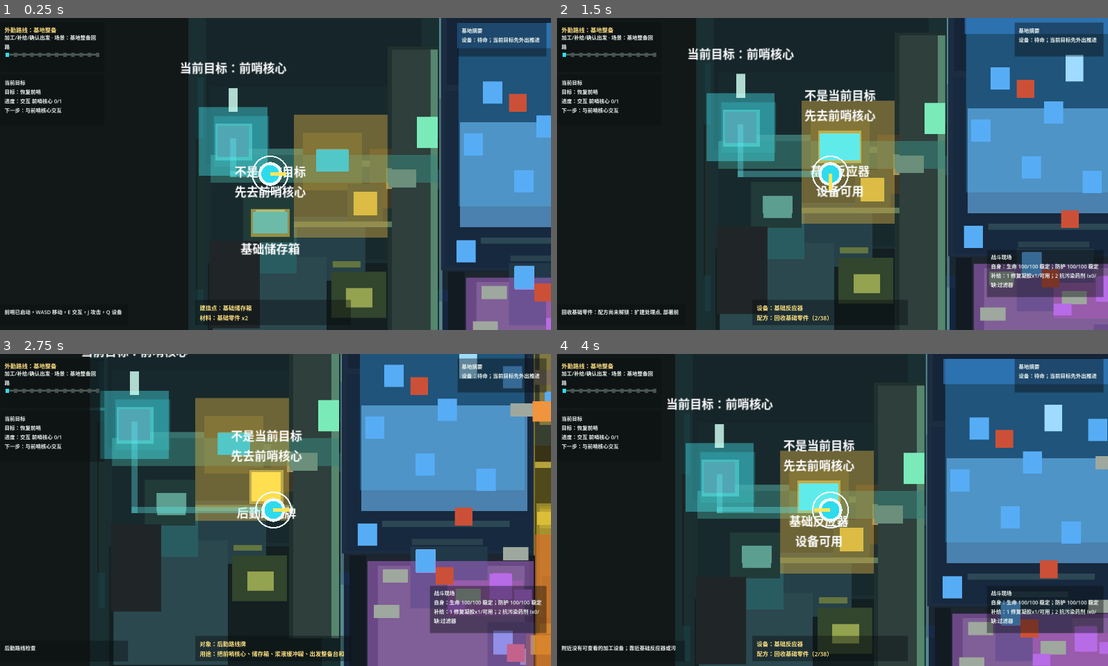
Above: before the commit, frames 1-4 (two rows, left to right).
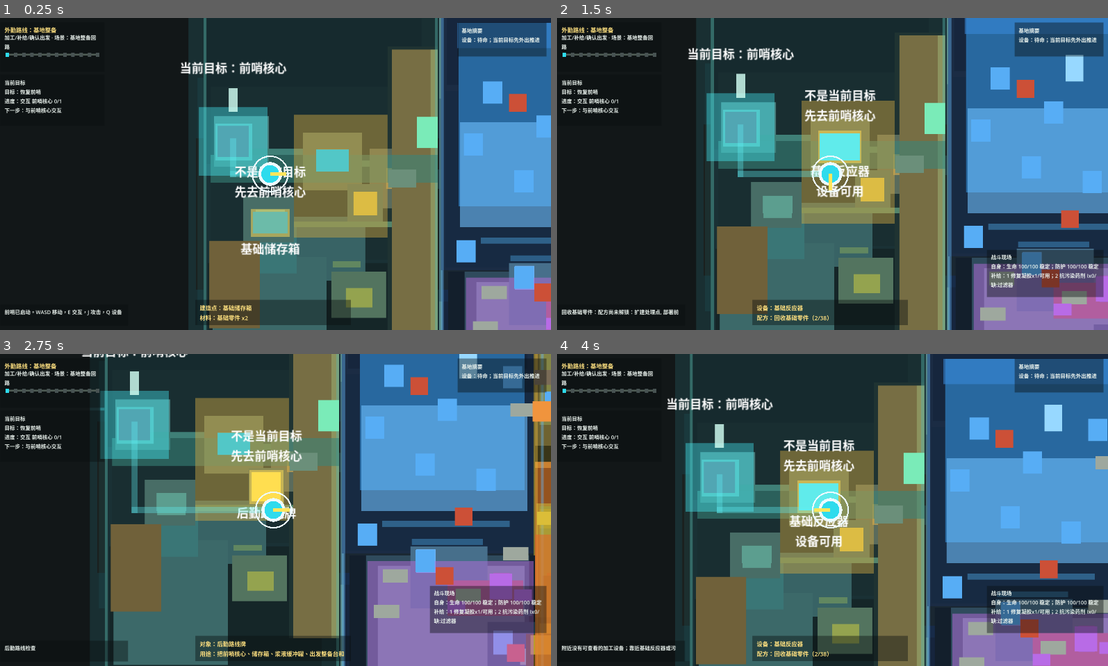
Above: after the commit, the same moments.

Repository: laugh0608/RadishCatalyst
Game: Godot game, scene res://scenes/boot/Boot.tscn
The game is run twice, just before and just after one commit, with the same random seed, the same clock (stepped at 60 frames per second) and the same inputs.
Inputs (mouse positions are in pixels of both pictures, inside the frame that each line leads up to):
- Up to frame 1 (0.25 s): no input
- Up to frame 2 (1.5 s): tap Enter at 0.5 s; move the mouse to (953, 158) at 0.52 s; hold D (move_right) 0.53-1.28 s; tap J (attack) at 0.6 s; click (953, 158) at 0.67 s; move the mouse to (716, 189) at 1.27 s; hold S (move_down) from 1.28 s (still down); tap R (cycle_recipe) at 1.35 s; click (716, 189) at 1.42 s
- Up to frame 3 (2.75 s): move the mouse to (330, 441) at 2.02 s; release S (move_down) at 2.03 s; hold D (move_right) from 2.03 s (still down); tap E (interact) at 2.1 s; click (330, 441) at 2.17 s
- Up to frame 4 (4 s): move the mouse to (804, 572) at 2.77 s; release D (move_right) at 2.78 s; hold W (move_up) 2.78-3.53 s; tap C (tactical_scan) at 2.85 s; click (804, 572) at 2.92 s; move the mouse to (997, 556) at 3.52 s; hold A (move_left) from 3.53 s (still down); tap Q (toggle_device_panel) at 3.6 s; click (997, 556) at 3.67 s

The runs differ from the first frame. In frame 1, 23% of the frame differs, in the area x 36-100%, y 0-100%; in frame 2, 26%; in frame 3, 31%, in the area x 19-100%, y 0-100%; in frame 4, 26%.

Commit message:
feat: 补强核心场景空间读法
- 新增核心四区空间 profile 与地图场景层

- 接入核心场景空间静态与 Godot runtime 检查

- 同步可玩内容实质补强专题、规划入口和周志

Diff:
--- a/client/scenes/maps/VerticalSliceMap.tscn
+++ b/client/scenes/maps/VerticalSliceMap.tscn
@@ -6,6 +6,7 @@
 [ext_resource type="PackedScene" path="res://scenes/actors/PrototypeEnemy.tscn" id="4_enemy"]
 [ext_resource type="Script" path="res://scripts/map/prototype_visual_priority_layer.gd" id="5_visual_priority"]
 [ext_resource type="Script" path="res://scripts/map/current_objective_guidance_layer.gd" id="6_objective_guidance"]
+[ext_resource type="Script" path="res://scripts/map/demo_core_scene_space_layer.gd" id="7_core_scene_space"]
 
 [node name="VerticalSliceMap" type="Node2D"]
 script = ExtResource("1_map")
@@ -1678,6 +1679,9 @@
 offset_bottom = -268.0
 text = "补给→守卫→回写→核心写入"
 horizontal_alignment = 1
+
+[node name="DemoCoreSceneSpaceLayer" type="Node2D" parent="."]
+script = ExtResource("7_core_scene_space")
 
 [node name="PrototypeVisualPriorityLayer" type="Node2D" parent="."]
 script = ExtResource("5_visual_priority")
--- /dev/null
+++ b/client/scripts/checks/demo_core_scene_playable_space_check.gd
@@ -0,0 +1,139 @@
+extends SceneTree
+
+const VerticalSliceMapScene := preload("res://scenes/maps/VerticalSliceMap.tscn")
+
+var failures: Array[String] = []
+var data_registry := DataRegistry.new()
+
+
+func _init() -> void:
+	if not data_registry.load_all():
+		failures.append("data registry should load all static data")
+	else:
+		_run_checks()
+
+	if failures.is_empty():
+		print("Demo core scene playable space checks passed.")
+		_cleanup()
+		quit(0)
+		return
+
+	for failure in failures:
+		push_error(failure)
+	_cleanup()
+	quit(1)
+
+
+func _run_checks() -> void:
+	_check_profile_covers_core_regions_without_expansion()
+	_check_scene_space_layer_applies_roles()
+	_check_representative_objects_and_enemies_sit_on_space_surfaces()
+
+
+func _check_profile_covers_core_regions_without_expansion() -> void:
+	var core_region_ids := DemoCoreSceneSpaceProfile.get_region_ids()
+	_expect_equal(core_region_ids.size(), 4, "core scene space profile covers four core regions")
+	for region_id in core_region_ids:
+		var profile := DemoCoreSceneSpaceProfile.get_region_profile(region_id)
+		for key in DemoCoreSceneSpaceProfile.get_required_region_keys():
+			_expect_equal(profile.has(key), true, "%s has scene space key %s" % [region_id, key])
+		for role in DemoCoreSceneSpaceProfile.get_required_roles():
+			_expect_greater_or_equal(
+				DemoCoreSceneSpaceProfile.get_node_paths_for_role(region_id, String(role)).size(),
+				1,
+				"%s has at least one %s scene node" % [region_id, String(role)]
+			)
+		_expect_greater_or_equal(
+			DemoCoreSceneSpaceProfile.get_node_paths_for_role(region_id, DemoCoreSceneSpaceProfile.ROLE_GROUND).size(),
+			2,
+			"%s has multiple ground surfaces" % region_id
+		)
+		_expect_greater_or_equal(
+			DemoCoreSceneSpaceProfile.get_primary_object_paths(region_id).size(),
+			4,
+			"%s has representative object anchors" % region_id
+		)
+	_expect_equal(PrototypeVisualPriorityProfile.get_region_ids().size(), 12, "playable map still uses twelve regions")
+
+
+func _check_scene_space_layer_applies_roles() -> void:
+	var map := VerticalSliceMapScene.instantiate() as VerticalSliceMap
+	root.add_child(map)
+	var layer := map.get_node_or_null("DemoCoreSceneSpaceLayer") as DemoCoreSceneSpaceLayer
+	_expect_equal(layer != null, true, "demo core scene space layer exists")
+	if layer == null:
+		map.free()
+		return
+
+	layer.apply_profile()
+	_expect_equal(layer.applied_region_count, 4, "scene space layer applies four core region profiles")
+	_expect_equal(layer.get_generated_frame_count(), 16, "scene space layer creates four frame segments per core region")
+	for region_id in DemoCoreSceneSpaceProfile.get_region_ids():
+		for role in DemoCoreSceneSpaceProfile.get_required_roles():
+			var role_text := String(role)
+			_expect_equal(layer.has_role(region_id, role_text), true, "%s has role %s on scene nodes" % [region_id, role_text])
+		_expect_greater_or_equal(
+			layer.get_tagged_node_count(region_id, DemoCoreSceneSpaceProfile.ROLE_GROUND),
+			2,
+			"%s tags multiple ground nodes" % region_id
+		)
+		_expect_greater_or_equal(
+			layer.get_tagged_node_count(region_id, DemoCoreSceneSpaceProfile.ROLE_OBJECT_ANCHOR),
+			2,
+			"%s tags multiple object anchor nodes" % region_id
+		)
+	map.free()
+
+
+func _check_representative_objects_and_enemies_sit_on_space_surfaces() -> void:
+	var map := VerticalSliceMapScene.instantiate() as VerticalSliceMap
+	root.add_child(map)
+	map.setup(data_registry)
+	var layer := map.get_node("DemoCoreSceneSpaceLayer") as DemoCoreSceneSpaceLayer
+	layer.apply_profile()
+
+	for region_id in DemoCoreSceneSpaceProfile.get_region_ids():
+		var surface_paths := DemoCoreSceneSpaceProfile.get_all_scene_node_paths(region_id)
+		for object_path in DemoCoreSceneSpaceProfile.get_primary_object_paths(region_id):
+			_check_actor_space_position(map, String(object_path), region_id, surface_paths)
+		for enemy_path in DemoCoreSceneSpaceProfile.get_primary_enemy_paths(region_id):
+			_check_actor_space_position(map, String(enemy_path), region_id, surface_paths)
+	map.free()
+
+
+func _check_actor_space_position(map: VerticalSliceMap, path: String, region_id: String, surface_paths: Array) -> void:
+	var actor := map.get_node_or_null(path) as Node2D
+	_expect_equal(actor != null, true, "%s exists for core scene space check" % path)
+	if actor == null:
+		return
+	_expect_equal(
+		_is_position_on_any_surface(map, actor.position, surface_paths),
+		true,
+		"%s sits on a tagged core scene surface" % path
+	)
+
+
+func _is_position_on_any_surface(map: VerticalSliceMap, position: Vector2, surface_paths: Array) -> bool:
+	for surface_path in surface_paths:
+		var surface := map.get_node_or_null(String(surface_path)) as ColorRect
+		if surface == null:
+			continue
+		if surface.get_rect().grow(8.0).has_point(position):
+			return true
+	return false
+
+
+func _expect_equal(actual, expected, context: String) -> void:
+	if actual == expected:
+		return
+	failures.append("%s: expected %s, got %s" % [context, str(expected), str(actual)])
+
+
+func _expect_greater_or_equal(actual: int, expected: int, context: String) -> void:
+	if actual >= expected:
+		return
+	failures.append("%s: expected at least %s, got %s" % [context, str(expected), str(actual)])
+
+
+func _cleanup() -> void:
+	data_registry.free()
--- /dev/null
+++ b/client/scripts/map/demo_core_scene_space_layer.gd
@@ -0,0 +1,185 @@
+extends Node2D
+class_name DemoCoreSceneSpaceLayer
+
+const GENERATED_FRAME_PREFIX := "DemoCoreSceneSpaceFrame"
+const FRAME_THICKNESS := 4.0
+
+var applied_region_count := 0
+
+
+func _ready() -> void:
+	apply_profile()
+
+
+func apply_profile() -> void:
+	_clear_generated_frames()
+	applied_region_count = 0
+	for region_id in DemoCoreSceneSpaceProfile.get_region_ids():
+		var profile := DemoCoreSceneSpaceProfile.get_region_profile(region_id)
+		if profile.is_empty():
+			continue
+		_apply_region_profile(region_id, profile)
+		_create_region_frame(region_id, profile)
+		applied_region_count += 1
+
+
+func get_generated_frame_count() -> int:
+	var count := 0
+	for child in get_children():
+		if String(child.name).begins_with(GENERATED_FRAME_PREFIX):
+			count += 1
+	return count
+
+
+func has_role(region_id: String, role: String) -> bool:
+	return get_tagged_node_count(region_id, role) > 0
+
+
+func get_tagged_node_count(region_id: String, role: String = "") -> int:
+	if get_parent() == null:
+		return 0
+	return _count_tagged_descendants(get_parent(), region_id, role)
+
+
+func _apply_region_profile(region_id: String, profile: Dictionary) -> void:
+	for role in DemoCoreSceneSpaceProfile.get_required_roles():
+		var role_text := String(role)
+		var tint := _get_role_tint(profile, role_text)
+		for path in DemoCoreSceneSpaceProfile.get_node_paths_for_role(region_id, role_text):
+			_tag_space_node(String(path), region_id, role_text, String(profile.get("material", "")), tint)
+
+
+func _tag_space_node(path: String, region_id: String, role: String, material: String, tint: Color) -> void:
+	var node := _get_map_node(path)
+	if node == null:
+		return
+	node.set_meta("core_scene_region_id", region_id)
+	node.set_meta("core_scene_material", material)
+	var roles: Array = node.get_meta("core_scene_roles", [])
+	if not roles.has(role):
+		roles.append(role)
+	node.set_meta("core_scene_roles", roles)
+	node.set_meta("core_scene_primary_role", String(roles[0]))
+	if node is ColorRect:
+		_apply_tint(node as ColorRect, tint, _get_role_tint_strength(role))
+
+
+func _apply_tint(rect: ColorRect, tint: Color, strength: float) -> void:
+	if not rect.has_meta("core_scene_original_color"):
+		rect.set_meta("core_scene_original_color", rect.color)
+	var original: Color = rect.get_meta("core_scene_original_color", rect.color)
+	rect.color = original.lerp(tint, strength)
+
+
+func _create_region_frame(region_id: String, profile: Dictionary) -> void:
+	var rect := _get_region_scene_rect(region_id)
+	if rect.size.x <= 0.0 or rect.size.y <= 0.0:
+		return
+	var frame_color: Color = profile.get("surface_frame_color", Color(1, 1, 1, 0.35))
+	_create_frame_segment(region_id, "Top", Rect2(rect.position, Vector2(rect.size.x, FRAME_THICKNESS)), frame_color)
+	_create_frame_segment(
+		region_id,
+		"Bottom",
+		Rect2(Vector2(rect.position.x, rect.end.y - FRAME_THICKNESS), Vector2(rect.size.x, FRAME_THICKNESS)),
+		frame_color
+	)
+	_create_frame_segment(region_id, "Left", Rect2(rect.position, Vector2(FRAME_THICKNESS, rect.size.y)), frame_color)
+	_create_frame_segment(
+		region_id,
+		"Right",
+		Rect2(Vector2(rect.end.x - FRAME_THICKNESS, rect.position.y), Vector2(FRAME_THICKNESS, rect.size.y)),
+		frame_color
+	)
+
+
+func _create_frame_segment(region_id: String, suffix: String, rect: Rect2, color: Color) -> void:
+	var frame := ColorRect.new()
+	frame.name = "%s%s%s" % [GENERATED_FRAME_PREFIX, _make_region_name(region_id), suffix]
+	frame.offset_left = rect.position.x
+	frame.offset_top = rect.position.y
+	frame.offset_right = rect.position.x + rect.size.x
+	frame.offset_bottom = rect.position.y + rect.size.y
+	frame.color = color
+	frame.mouse_filter = Control.MOUSE_FILTER_IGNORE
+	frame.set_meta("core_scene_region_id", region_id)
+	frame.set_meta("core_scene_roles", ["surface_frame"])
+	frame.set_meta("core_scene_primary_role", "surface_frame")
+	add_child(frame)
+
+
+func _get_region_scene_rect(region_id: String) -> Rect2:
+	var rect := Rect2()
+	var has_rect := false
+	for path in DemoCoreSceneSpaceProfile.get_node_paths_for_role(region_id, DemoCoreSceneSpaceProfile.ROLE_GROUND):
+		var color_rect := _get_map_node(String(path)) as ColorRect
+		if color_rect == null:
+			continue
+		var node_rect := color_rect.get_rect()
+		if not has_rect:
+			rect = node_rect
+			has_rect = true
+		else:
+			rect = rect.merge(node_rect)
+	if not has_rect:
+		return Rect2()
+	return rect
+
+
+func _get_role_tint(profile: Dictionary, role: String) -> Color:
+	var role_tints: Dictionary = profile.get("role_tints", {})
+	return role_tints.get(role, Color.WHITE)
+
+
+func _get_role_tint_strength(role: String) -> float:
+	match role:
+		DemoCoreSceneSpaceProfile.ROLE_GROUND:
+			return 0.22
+		DemoCoreSceneSpaceProfile.ROLE_ROUTE:
+			return 0.42
+		DemoCoreSceneSpaceProfile.ROLE_OBJECT_ANCHOR:
+			return 0.36
+		DemoCoreSceneSpaceProfile.ROLE_PRESSURE:
+			return 0.48
+		DemoCoreSceneSpaceProfile.ROLE_RETURN:
+			return 0.34
+		_:
+			return 0.25
+
+
+func _get_map_node(path: String) -> Node:
+	if path.is_empty() or get_parent() == null:
+		return null
+	return get_parent().get_node_or_null(path)
+
+
+func _count_tagged_descendants(node: Node, region_id: String, role: String) -> int:
+	var count := 0
+	for child in node.get_children():
+		if _node_matches_role(child, region_id, role):
+			count += 1
+		count += _count_tagged_descendants(child, region_id, role)
+	return count
+
+
+func _node_matches_role(node: Node, region_id: String, role: String) -> bool:
+	if String(node.get_meta("core_scene_region_id", "")) != region_id:
+		return false
+	if role.is_empty():
+		return true
+	var roles: Array = node.get_meta("core_scene_roles", [])
+	return roles.has(role)
+
+
+func _make_region_name(region_id: String) -> String:
+	var parts := region_id.split(".")
+	if parts.is_empty():
+		return "Unknown"
+	return String(parts[parts.size() - 1]).to_pascal_case()
+
+
+func _clear_generated_frames() -> void:
+	for child in get_children():
+		if not String(child.name).begins_with(GENERATED_FRAME_PREFIX):
+			continue
+		remove_child(child)
+		child.free()
--- /dev/null
+++ b/client/scripts/systems/demo_core_scene_space_profile.gd
@@ -0,0 +1,309 @@
+extends RefCounted
+class_name DemoCoreSceneSpaceProfile
+
+const ROLE_GROUND := "ground"
+const ROLE_ROUTE := "route"
+const ROLE_OBJECT_ANCHOR := "object_anchor"
+const ROLE_PRESSURE := "pressure"
+const ROLE_RETURN := "return"
+
+const CORE_REGION_IDS := [
+	"region.outpost_platform",
+	"region.crystal_vein_field",
+	"region.pollution_edge",
+	"region.demo_stabilization_core"
+]
+
+const REQUIRED_REGION_KEYS := [
+	"title",
+	"material",
+	"surface_frame_color",
+	"role_tints",
+	"ground_nodes",
+	"route_nodes",
+	"object_anchor_nodes",
+	"pressure_nodes",
+	"return_nodes",
+	"primary_object_nodes",
+	"primary_enemy_nodes"
+]
+
+const REQUIRED_ROLES := [
+	ROLE_GROUND,
+	ROLE_ROUTE,
+	ROLE_OBJECT_ANCHOR,
+	ROLE_PRESSURE,
+	ROLE_RETURN
+]
+
+const ROLE_NODE_KEYS := {
+	ROLE_GROUND: "ground_nodes",
+	ROLE_ROUTE: "route_nodes",
+	ROLE_OBJECT_ANCHOR: "object_anchor_nodes",
+	ROLE_PRESSURE: "pressure_nodes",
+	ROLE_RETURN: "return_nodes"
+}
+
+const REGION_PROFILES := {
+	"region.outpost_platform": {
+		"title": "前哨平台空间读法",
+		"material": "alloy_deck",
+		"surface_frame_color": Color(0.34, 0.72, 0.68, 0.42),
+		"role_tints": {
+			ROLE_GROUND: Color(0.11, 0.24, 0.25, 1.0),
+			ROLE_ROUTE: Color(0.28, 0.58, 0.52, 1.0),
+			ROLE_OBJECT_ANCHOR: Color(0.56, 0.78, 0.72, 1.0),
+			ROLE_PRESSURE: Color(0.78, 0.63, 0.3, 1.0),
+			ROLE_RETURN: Color(0.36, 0.66, 0.62, 1.0)
+		},
+		"ground_nodes": [
+			"OpeningSceneLayer/BaseDeckFloor",
+			"OpeningSceneLayer/BaseUpperServiceApron",
+			"OpeningSceneLayer/BaseCentralWorkYard",
+			"OpeningSceneLayer/BaseLowerLogisticsYard",
+			"OpeningSceneLayer/BaseDepartureCauseway"
+		],
+		"route_nodes": [
+			"OpeningSceneLayer/BaseCoreToReactorFlowLine",
+			"OpeningSceneLayer/BaseReactorToExitFlowLine",
+			"OpeningSceneLayer/BaseOutfittingToExitFlowLine",
+			"OpeningSceneLayer/BaseLogisticsRouteFlowLine",
+			"OpeningSceneLayer/BaseExitThresholdLine"
+		],
+		"object_anchor_nodes": [
+			"OpeningSceneLayer/BaseCorePad",
+			"OpeningSceneLayer/BaseReactorPad",
+			"OpeningSceneLayer/BaseOutfittingPad",
+			"OpeningSceneLayer/BaseSupplyPad",
+			"OpeningSceneLayer/BaseStoragePad",
+			"OpeningSceneLayer/BaseSlurryBufferPad",
+			"OpeningSceneLayer/BaseLogisticsRouteSignPad"
+		],
+		"pressure_nodes": [
+			"OpeningSceneLayer/BaseExitLane",
+			"OpeningSceneLayer/BaseExitThresholdLine",
+			"OpeningSceneLayer/BaseLogisticsShelf"
+		],
+		"return_nodes": [
+			"OpeningSceneLayer/BaseSupplyPad",
+			"OpeningSceneLayer/BaseSupplyObjectRail",
+			"OpeningSceneLayer/BaseSupplyReturnFlowLine",
+			"OpeningSceneLayer/BaseSlurryBufferFlowLine"
+		],
+		"primary_object_nodes": [
+			"Interactables/OutpostCore",
+			"Interactables/BasicReactor",
+			"Interactables/FieldOutfittingStation",
+			"Interactables/OutpostDepartureGate"
+		],
+		"primary_enemy_nodes": []
+	},
+	"region.crystal_vein_field": {
+		"title": "晶体矿脉空间读法",
+		"material": "crystal_vein",
+		"surface_frame_color": Color(0.4, 0.72, 0.98, 0.42),
+		"role_tints": {
+			ROLE_GROUND: Color(0.09, 0.18, 0.31, 1.0),
+			ROLE_ROUTE: Color(0.2, 0.52, 0.82, 1.0),
+			ROLE_OBJECT_ANCHOR: Color(0.54, 0.82, 1.0, 1.0),
+			ROLE_PRESSURE: Color(0.88, 0.34, 0.28, 1.0),
+			ROLE_RETURN: Color(0.32, 0.58, 0.72, 1.0)
+		},
+		"ground_nodes": [
+			"OpeningSceneLayer/CrystalEntryGround",
+			"OpeningSceneLayer/CrystalNorthRidgeGround",
+			"OpeningSceneLayer/CrystalCentralFieldGround",
+			"OpeningSceneLayer/CrystalSouthSalvageYard"
+		],
+		"route_nodes": [
+			"OpeningSceneLayer/CrystalMainVeinTrack",
+			"OpeningSceneLayer/CrystalSideRouteConnector",
+			"OpeningSceneLayer/CrystalLogisticsSpurLine",
+			"OpeningSceneLayer/CrystalLogisticsReturnLine"
+		],
+		"object_anchor_nodes": [
+			"OpeningSceneLayer/CrystalMainVeinStartAnchor",
+			"OpeningSceneLayer/CrystalMainVeinDeepAnchor",
+			"OpeningSceneLayer/CrystalSalvageObjectPocket",
+			"OpeningSceneLayer/CrystalLogisticsResourcePocket",
+			"OpeningSceneLayer/CrystalAnomalyPocketMarker"
+		],
+		"pressure_nodes": [
+			"OpeningSceneLayer/CrystalLogisticsGuardMarker",
+			"OpeningSceneLayer/CrystalLogisticsReturnGuardMarker",
+			"OpeningSceneLayer/CrystalAnomalyPocketMarker"
+		],
+		"return_nodes": [
+			"OpeningSceneLayer/CrystalScrapPocket",
+			"OpeningSceneLayer/CrystalLogisticsReturnLine",
+			"OpeningSceneLayer/CrystalLogisticsReturnPocket"
+		],
+		"primary_object_nodes": [
+			"Interactables/CrystalCluster",
+			"Interactables/CrystalClusterEast",
+			"Interactables/FieldWreckageNorth",
+			"Interactables/AnomalyCrystal"
+		],
+		"primary_enemy_nodes": [
+			"Enemies/NativeSkitter",
+			"Enemies/NativeSkitterPatrol",
+			"Enemies/NativeSkitterLogisticsGuard"
+		]
+	},
+	"region.pollution_edge": {
+		"title": "污染边界空间读法",
+		"material": "pollution_sludge",
+		"surface_frame_color": Color(0.9, 0.72, 0.25, 0.42),
+		"role_tints": {
+			ROLE_GROUND: Color(0.24, 0.24, 0.1, 1.0),
+			ROLE_ROUTE: Color(0.74, 0.58, 0.2, 1.0),
+			ROLE_OBJECT_ANCHOR: Color(0.55, 0.62, 0.32, 1.0),
+			ROLE_PRESSURE: Color(0.88, 0.36, 0.14, 1.0),
+			ROLE_RETURN: Color(0.54, 0.38, 0.12, 1.0)
+		},
+		"ground_nodes": [
+			"OpeningSceneLayer/PollutionConstructionYardGround",
+			"OpeningSceneLayer/PollutionEntryPressureGround",
+			"OpeningSceneLayer/PollutionDeepResidueField",
+			"OpeningSceneLayer/PollutionReturnDrainField"
+		],
+		"route_nodes": [
+			"OpeningSceneLayer/PollutionSafeConstructionBelt",
+			"OpeningSceneLayer/PollutionConstructionToDangerStep",
+			"OpeningSceneLayer/PollutionPressureRouteLine",
+			"OpeningSceneLayer/PollutionCoreArchiveRouteLine"
+		],
+		"object_anchor_nodes": [
+			"OpeningSceneLayer/PollutionConstructionObjectBand",
+			"OpeningSceneLayer/PollutionFoundationNorthMarker",
+			"OpeningSceneLayer/PollutionFoundationSouthMarker",
+			"OpeningSceneLayer/PollutionFilterObjectMarker",
+			"OpeningSceneLayer/PollutionResidueObjectPocket"
+		],
+		"pressure_nodes": [
+			"OpeningSceneLayer/PollutionDangerField",
+			"OpeningSceneLayer/PollutionDangerBoundaryLine",
+			"OpeningSceneLayer/PollutionGatePressurePocket",
+			"OpeningSceneLayer/PollutionGatePressureMarker"
+		],
+		"return_nodes": [
+			"OpeningSceneLayer/PollutionVialReturnPocket",
+			"OpeningSceneLayer/PollutionSlurryReturnPocket",
+			"OpeningSceneLayer/PollutionCoreArchiveReturnPocket",
+			"OpeningSceneLayer/PollutionLogisticsMaintenanceRetestPocket"
+		],
+		"primary_object_nodes": [
+			"Interactables/PollutionResidue",
+			"Interactables/RoughGroundNorth",
+			"Interactables/FoundationSiteNorth",
+			"Interactables/PollutionFilter"
+		],
+		"primary_enemy_nodes": [
+			"Enemies/TreatmentSkitterNorth",
+			"Enemies/PollutedSkitter",
+			"Enemies/PollutedSkitterGatePressure"
+		]
+	},
+	"region.demo_stabilization_core": {
+		"title": "核心稳定站空间读法",
+		"material": "stabilization_core",
+		"surface_frame_color": Color(0.46, 0.96, 0.86, 0.44),
+		"role_tints": {
+			ROLE_GROUND: Color(0.12, 0.28, 0.27, 1.0),
+			ROLE_ROUTE: Color(0.34, 0.7, 0.62, 1.0),
+			ROLE_OBJECT_ANCHOR: Color(0.52, 0.86, 0.74, 1.0),
+			ROLE_PRESSURE: Color(0.9, 0.34, 0.2, 1.0),
+			ROLE_RETURN: Color(0.34, 0.56, 0.5, 1.0)
+		},
+		"ground_nodes": [
+			"OpeningSceneLayer/CoreStabilizationArrivalYard",
+			"OpeningSceneLayer/CoreStabilizationRecoveryYard",
+			"OpeningSceneLayer/CoreStabilizationGuardFieldGround",
+			"OpeningSceneLayer/CoreStabilizationWritebackDeck",
+			"OpeningSceneLayer/CoreStabilizationRetestYard",
+			"OpeningSceneLayer/CoreStabilizationLogisticsRetestYard"
+		],
+		"route_nodes": [
+			"OpeningSceneLayer/CoreStabilizationApproachLane",
+			"OpeningSceneLayer/CoreStabilizationWritebackLine",
+			"OpeningSceneLayer/CoreStabilizationRetestLine",
+			"OpeningSceneLayer/CoreStabilizationLogisticsRetestLine"
+		],
+		"object_anchor_nodes": [
+			"OpeningSceneLayer/CoreStabilizationRecoveryPocket",
+			"OpeningSceneLayer/CoreStabilizationGuardPressureZone",
+			"OpeningSceneLayer/CoreStabilizationCorePad",
+			"OpeningSceneLayer/CoreStabilizationRetestPocket",
+			"OpeningSceneLayer/CoreStabilizationLogisticsRetestPocket"
+		],
+		"pressure_nodes": [
+			"OpeningSceneLayer/CoreStabilizationGuardFieldGround",
+			"OpeningSceneLayer/CoreStabilizationGuardPressureZone",
+			"OpeningSceneLayer/CoreStabilizationLogisticsRetestGuardMarker"
+		],
+		"return_nodes": [
+			"OpeningSceneLayer/CoreStabilizationRecoveryYard",
+			"OpeningSceneLayer/CoreStabilizationRecoveryPocket",
+			"OpeningSceneLayer/CoreStabilizationRetestPocket",
+			"OpeningSceneLayer/CoreStabilizationLogisticsRetestPocket"
+		],
+		"primary_object_nodes": [
+			"Interactables/DemoStabilizationCore",
+			"Interactables/DemoStabilizationRecoveryCache",
+			"Interactables/DemoStabilizationGuardCache",
+			"Interactables/DemoStabilizationRetestReadoutCache",
+			"Interactables/PollutionResidueLogisticsMaintenanceRetestCache"
+		],
+		"primary_enemy_nodes": [
+			"Enemies/DemoStabilizationGuard",
+			"Enemies/PollutedSkitterLogisticsMaintenanceRetestGuard"
+		]
+	}
+}
+
+
+static func get_region_ids() -> Array:
+	return CORE_REGION_IDS.duplicate()
+
+
+static func get_region_profile(region_id: String) -> Dictionary:
+	var profile: Dictionary = REGION_PROFILES.get(region_id, {})
+	return profile.duplicate(true)
+
+
+static func get_required_region_keys() -> Array:
+	return REQUIRED_REGION_KEYS.duplicate()
+
+
+static func get_required_roles() -> Array:
+	return REQUIRED_ROLES.duplicate()
+
+
+static func get_node_paths_for_role(region_id: String, role: String) -> Array:
+	var profile := get_region_profile(region_id)
+	var key := String(ROLE_NODE_KEYS.get(role, ""))
+	if key.is_empty():
+		return []
+	var nodes: Array = profile.get(key, [])
+	return nodes.duplicate()
+
+
+static func get_primary_object_paths(region_id: String) -> Array:
+	var profile := get_region_profile(region_id)
+	var nodes: Array = profile.get("primary_object_nodes", [])
+	return nodes.duplicate()
+
+
+static func get_primary_enemy_paths(region_id: String) -> Array:
+	var profile := get_region_profile(region_id)
+	var nodes: Array = profile.get("primary_enemy_nodes", [])
+	return nodes.duplicate()
+
+
+static func get_all_scene_node_paths(region_id: String) -> Array:
+	var paths: Array = []
+	for role in REQUIRED_ROLES:
+		for path in get_node_paths_for_role(region_id, String(role)):
+			if not paths.has(path):
+				paths.append(path)
+	return paths
Not shown: 1 places in client/scenes/maps/VerticalSliceMap.tscn that only renumber resources
Not shown, added: client/scripts/checks/demo_core_scene_playable_space_check.gd.uid
Not shown, added: client/scripts/map/demo_core_scene_space_layer.gd.uid
Not shown, added: client/scripts/systems/demo_core_scene_space_profile.gd.uid
Not shown, changed: docs/devlogs/2026-W25.md
Not shown, added: docs/features/demo-core-scene-playable-space-v1.md
Not shown, changed: docs/features/demo-definition-v1.md
Not shown, changed: docs/features/demo-playable-content-substance-v1.md
Not shown, changed: docs/planning/current.md
Not shown, changed: docs/planning/daily-start.md
Not shown, added: scripts/check-client-demo-core-scene-playable-space.ps1
Not shown, changed: scripts/check-client-flow.ps1
(and 2 more such lines)
